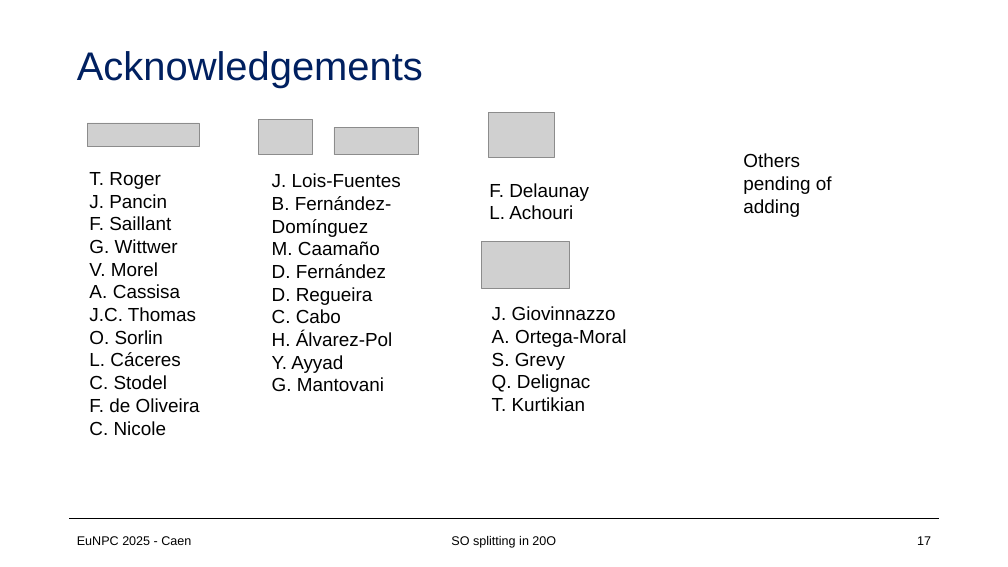
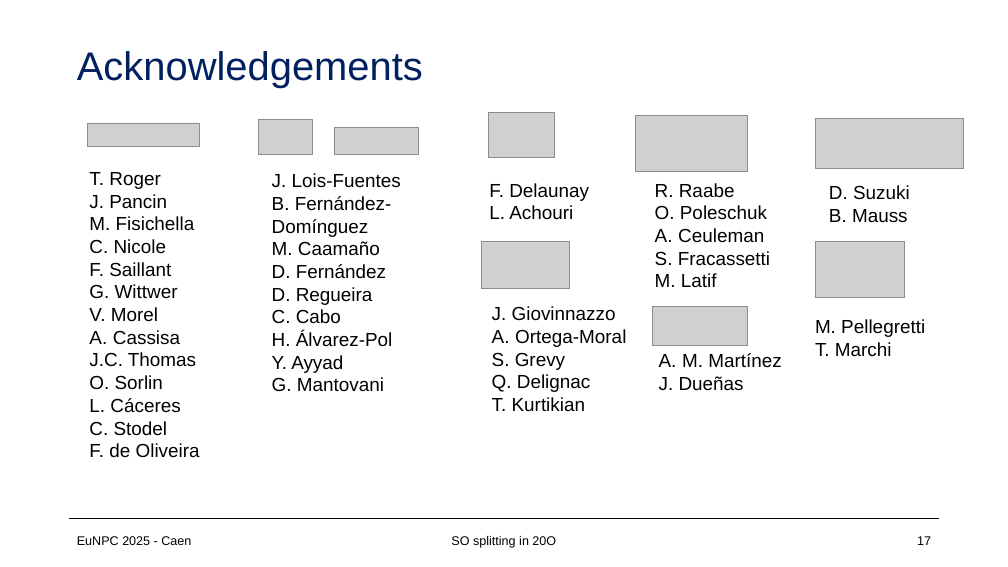
Before and after one commit to loopset/Docs, a slide deck: slide 17 of EuNPC/eunpc.pptx. Drawn at 1008x567 pixels with LibreOffice and Linux fonts; fonts in the diff are those of the drawing; grey boxes stand for pictures. Boxes give left, top, right and bottom in pixels: in the first picture for what was removed or moved away, otherwise in the second. Text is boxed around its words. In the diff, an @@ line names an element or a change of style, - is before the commit and + after.

```diff
--- a/EuNPC/eunpc.pptx
+++ b/EuNPC/eunpc.pptx
@@ picture added at (x1=635, y1=116, x2=748, y2=172) @@
@@ picture added at (x1=815, y1=119, x2=963, y2=169) @@
@@ text removed at (x1=743, y1=153, x2=832, y2=217) @@
-Others pending of adding
@@ text added at (x1=655, y1=183, x2=770, y2=287), 18 pt, text #000000 @@
+R. Raabe
+O. Poleschuk
+A. Ceuleman
+S. Fracassetti
+M. Latif
@@ text added at (x1=829, y1=185, x2=910, y2=223), 18 pt, text #000000 @@
+D. Suzuki
+B. Mauss
@@ text at (x1=89, y1=216, x2=195, y2=254): paragraphs added @@
+M. Fisichella
+C. Nicole
@@ picture added at (x1=815, y1=241, x2=905, y2=297) @@
@@ picture added at (x1=653, y1=307, x2=748, y2=345) @@
@@ text added at (x1=815, y1=319, x2=925, y2=356), 18 pt, text #000000 @@
+M. Pellegretti
+T. Marchi
@@ text added at (x1=659, y1=353, x2=782, y2=391), 18 pt, text #000000 @@
+A. M. Martínez
+J. Dueñas
@@ text at (x1=89, y1=421, x2=166, y2=436): paragraph removed @@
-C. Nicole
```
Also in this commit, not shown: 10 other slides changed, 3 slides added, 2 slides removed, 7 other files.
